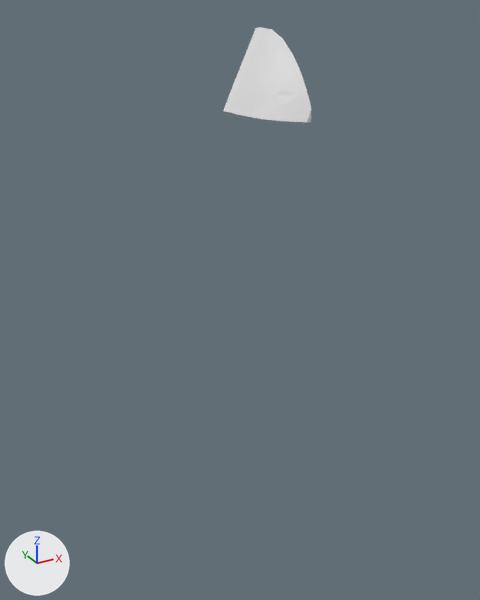
The glTF model assets/terrain/surface_pieces/surf_9_11.glb: old version first, new version second.
Before and after are seen from a 50 mm camera at (-77.5, 24.8, 9.7) aimed at (-61.9, 53.1, -4.5). The lights are fixed; the arrows at lower left show +X, +Y and +Z. The picture after the commit comes second. Where no turn or scale is listed for an object, it has been applied to the vertices.

Objects in the first picture: 'geometry_0'.
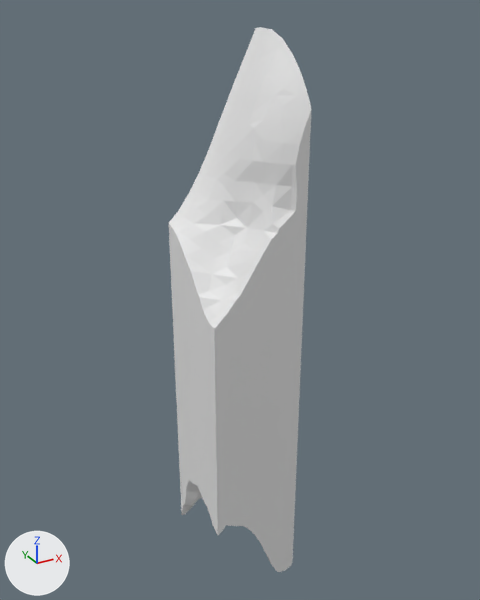
The edits, one by one:
me_geometry_0 is used by ob_geometry_0; location (0.0, 0.0, 0.0).
me_geometry_0 had 72 vertices, 140 faces and spanned x -61.82..-60.0, y 50.0..55.0, z 5.0..8.83.
me_geometry_0 now has 341 vertices, 676 faces and spans x -65.0..-60.0, y 50.0..55.0, z -21.39..8.83.
me_geometry_0 part 1: 1 vertex moved from x -60.24, y 50.0, z 5.0 to x -60.3, y 50.0, z 4.84; 15 vertices removed from x -61.82..-60.0, y 50.0..55.0, z 5.0; 284 vertices added at x -65.0..-60.0, y 50.0..55.0, z -21.39..4.88.

Changed parts and their boxes [x1, y1, x2, y2] in the pictures (480 x 600 px):
'geometry_0', reshaped (61% wider, 463% taller): before [223, 27, 311, 123]; after [169, 27, 311, 572]
part 1 of me_geometry_0, built on: before [223, 108, 311, 123]; after [169, 108, 311, 572]
